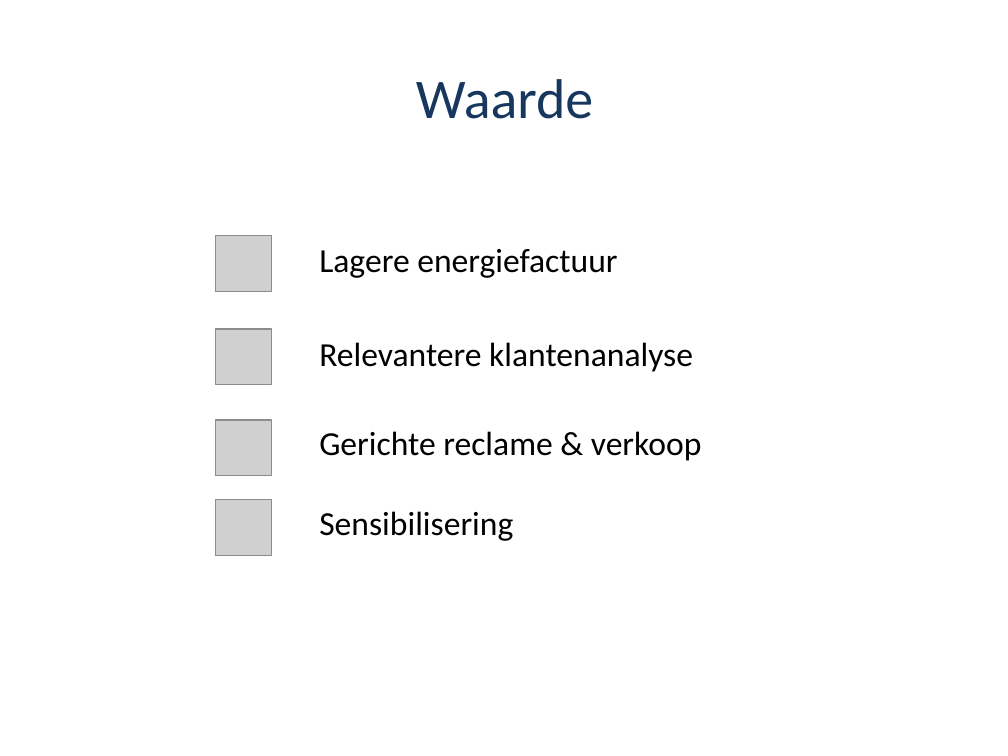
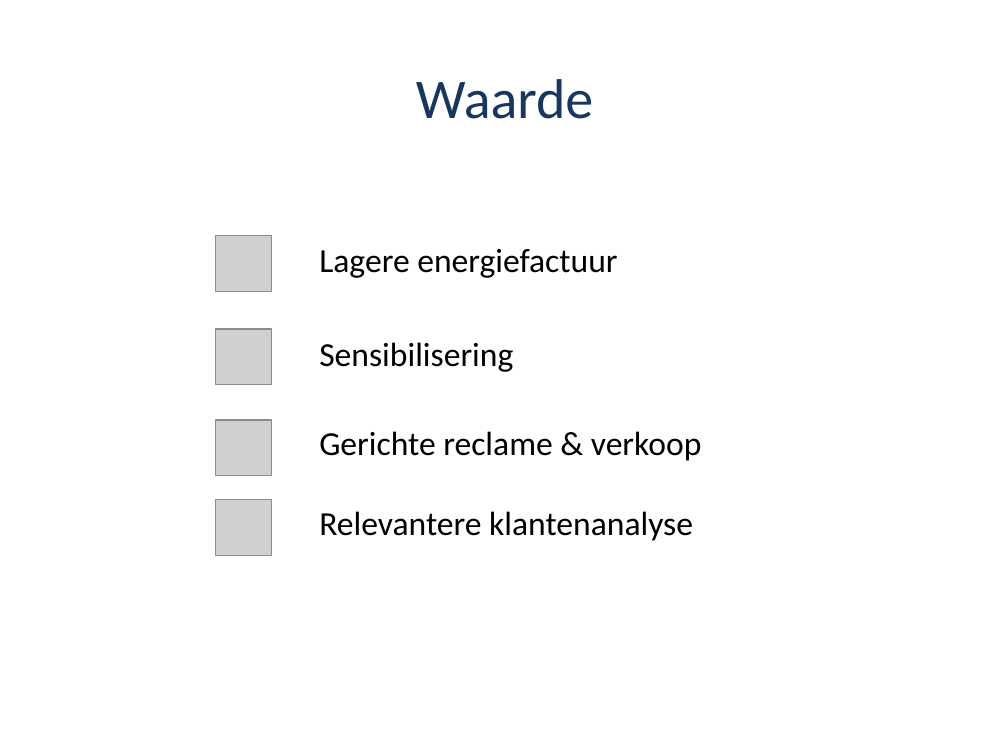
Before and after one commit to jeroendoggen/energy-app, a slide deck: slide 8 of presentatie/ecolord_presentation.pptx. Drawn at 1008x756 pixels with LibreOffice and Linux fonts; fonts in the diff are those of the drawing; grey boxes stand for pictures; background and template pictures are left out. Boxes give left, top, right and bottom in pixels: in the first picture for what was removed or moved away, otherwise in the second. Text is boxed around its words. In the diff, an @@ line names an element or a change of style, - is before the commit and + after.

```diff
--- a/presentatie/ecolord_presentation.pptx
+++ b/presentatie/ecolord_presentation.pptx
@@ text at (319,342,513,372): text changed @@
-Relevantere klantenanalyse
+Sensibilisering
@@ text at (319,511,693,541): text changed @@
-Sensibilisering
+Relevantere klantenanalyse
```
Also in this commit, not shown: 2 other slides changed, 1 slide added.
